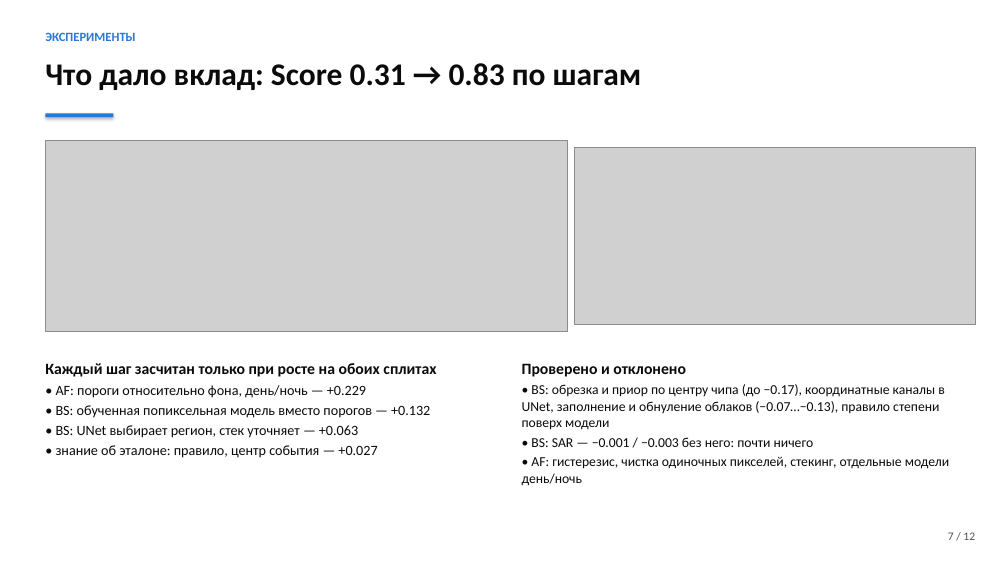
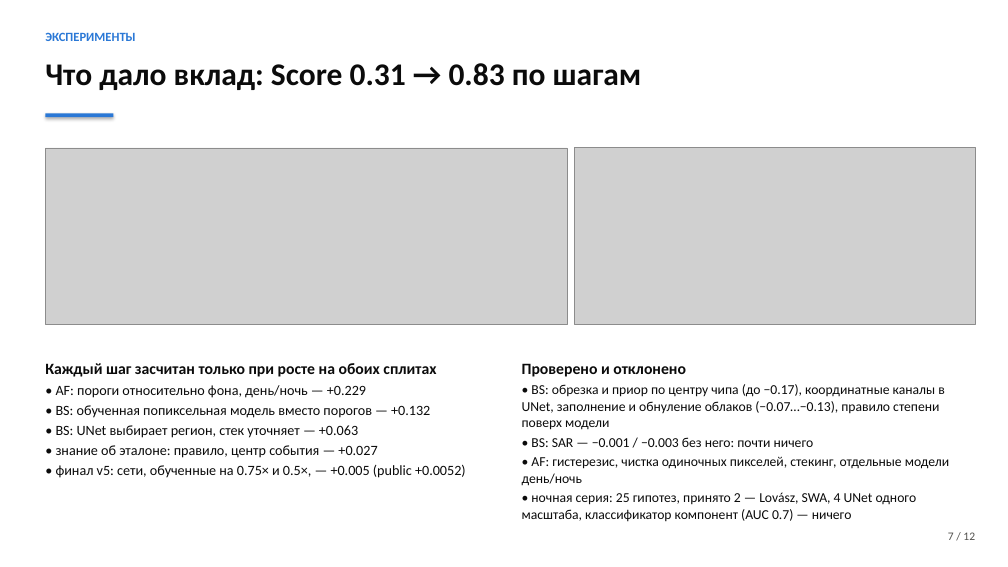
Before and after one commit to shttrkk/kosmowinsamarkand, a slide deck: slide 7 of presentation/deck.pptx. Drawn at 1008x567 pixels with LibreOffice and Linux fonts; fonts in the diff are those of the drawing; grey boxes stand for pictures. Boxes give left, top, right and bottom in pixels: in the first picture for what was removed or moved away, otherwise in the second. Text is boxed around its words. In the diff, an @@ line names an element or a change of style, - is before the commit and + after.

```diff
--- a/presentation/deck.pptx
+++ b/presentation/deck.pptx
@@ picture: place and size @@
-picture at [45, 141, 567, 332]
+picture at [45, 148, 567, 325]
@@ text at [56, 465, 466, 478]: paragraph added @@
+• финал v5: сети, обученные на 0.75× и 0.5×, — +0.005 (public +0.0052)
@@ text at [522, 492, 917, 522]: paragraph added @@
+• ночная серия: 25 гипотез, принято 2 — Lovász, SWA, 4 UNet одного масштаба, классификатор компонент (AUC 0.7) — ничего
```
Also in this commit, not shown: 7 other slides changed, 29 other files.
